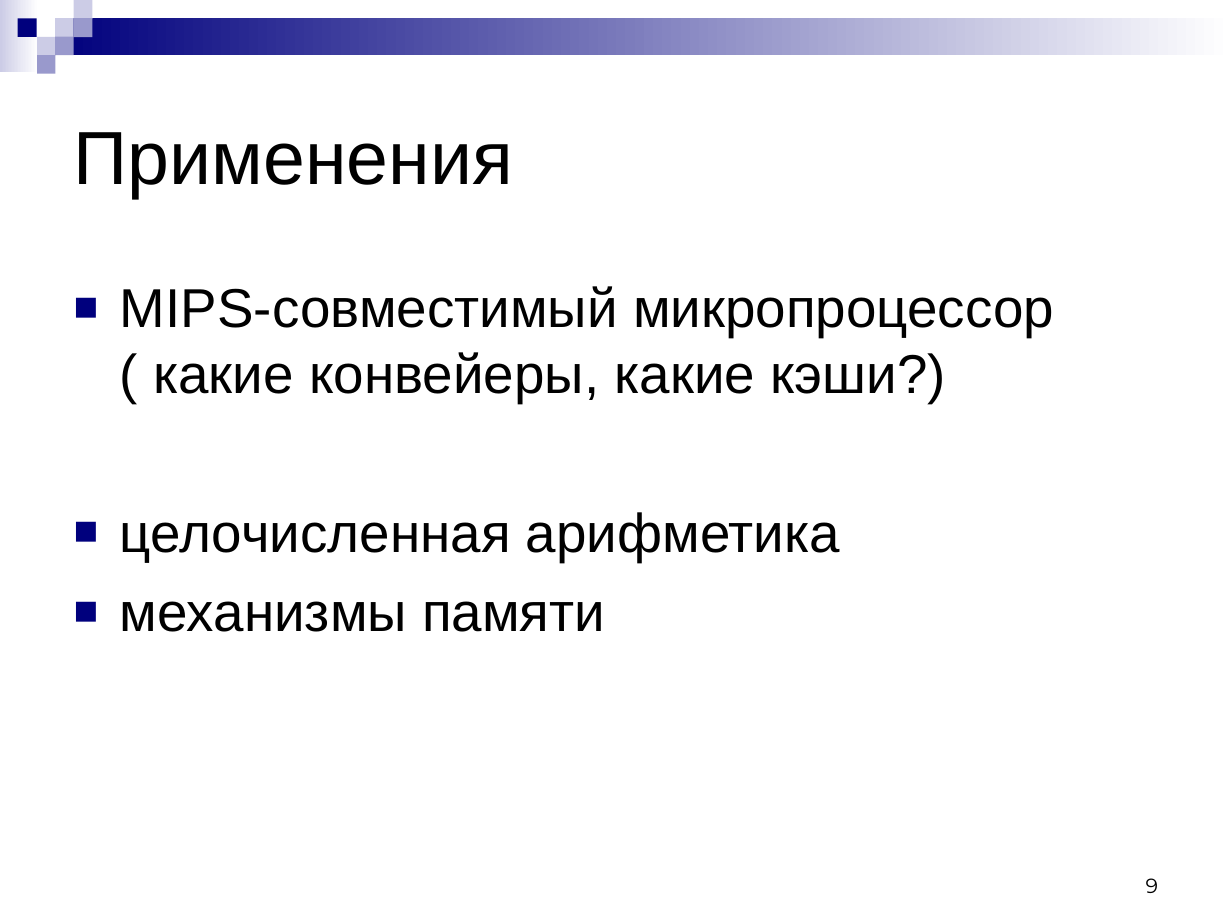
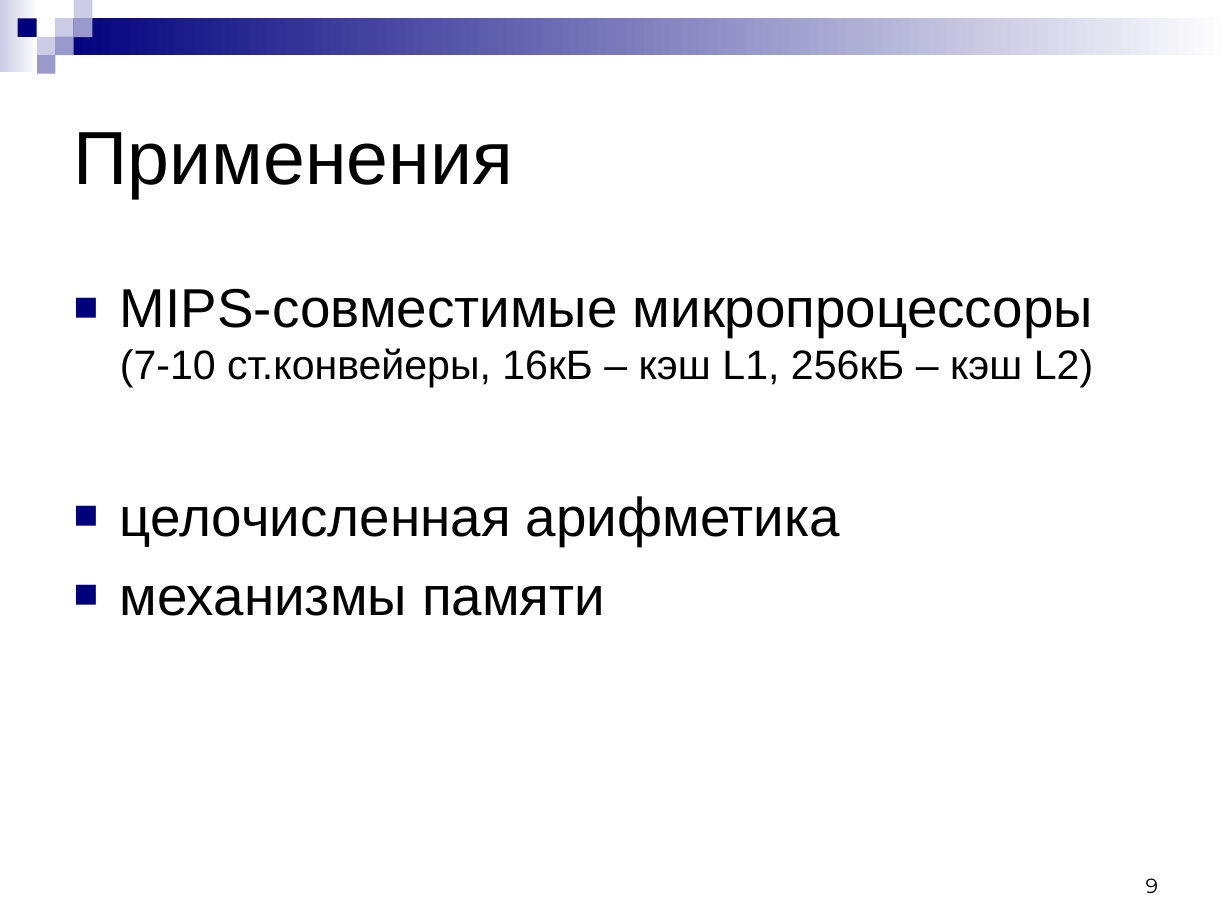
Before and after one commit to kornevgen/tesla-project, a slide deck: slide 9 of papers/LomoRead-2010/lomonosov-talk.ppt. Drawn at 1232x924 pixels with LibreOffice and Linux fonts; fonts in the diff are those of the drawing. Boxes give left, top, right and bottom in pixels: in the first picture for what was removed or moved away, otherwise in the second. Text is boxed around its words. In the diff, an @@ line names an element or a change of style, - is before the commit and + after.

```diff
--- a/papers/LomoRead-2010/lomonosov-talk.ppt
+++ b/papers/LomoRead-2010/lomonosov-talk.ppt
@@ text at (x1=120, y1=288, x2=1093, y2=388): text changed; size 32 to 24 pt @@
-■ MIPS-совместимый микропроцессор ( какие конвейеры, какие кэши?)
+■ MIPS-совместимые микропроцессоры
+  (7-10 ст.конвейеры, 16кБ – кэш L1, 256кБ – кэш L2)
```
Also in this commit, not shown: 3 other slides changed.
